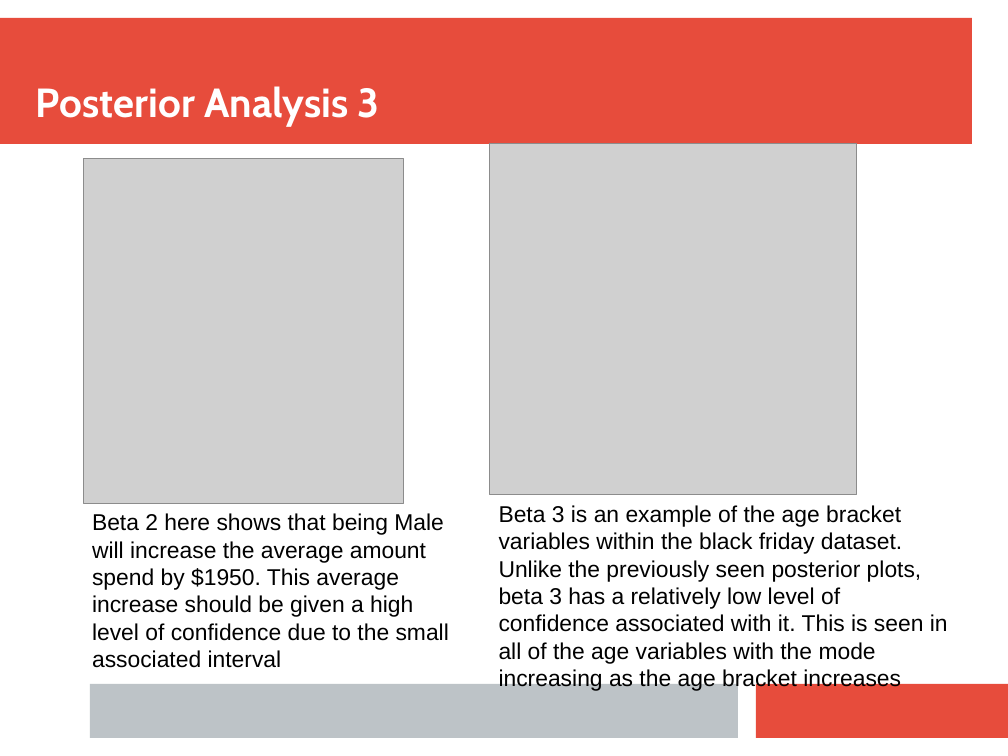
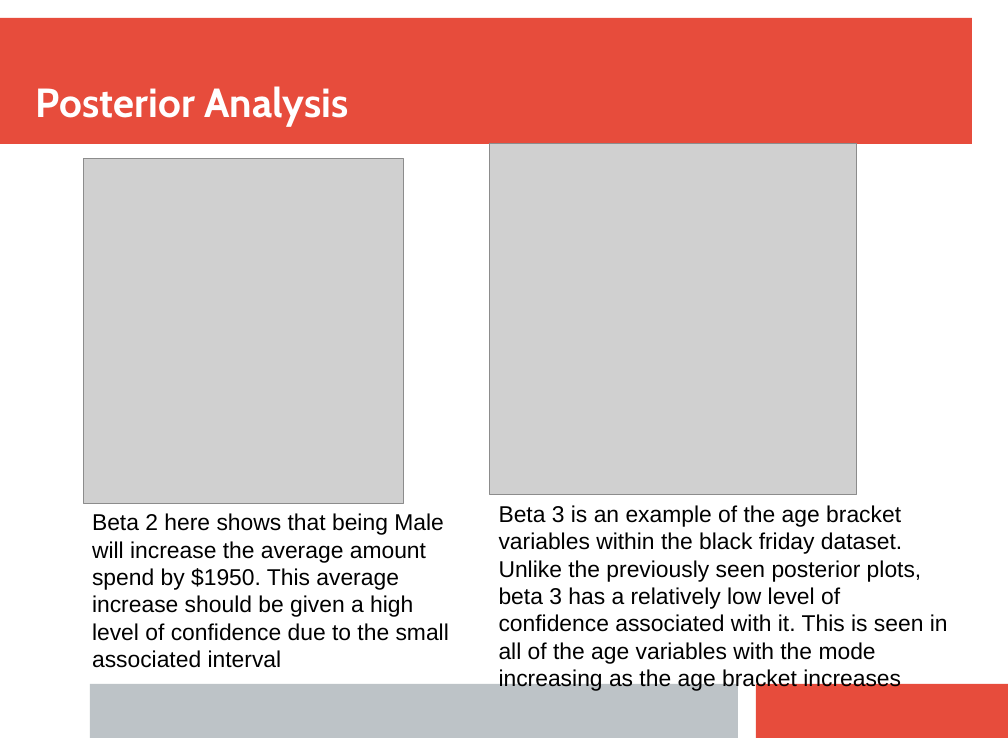
Before and after one commit to tim-kirkbride/BayesianAssignment, a slide deck: slide 14 of Presentation.pptx. Drawn at 1008x756 pixels with LibreOffice and Linux fonts; fonts in the diff are those of the drawing; grey boxes stand for pictures. Boxes give left, top, right and bottom in pixels: in the first picture for what was removed or moved away, otherwise in the second. Text is boxed around its words. In the diff, an @@ line names an element or a change of style, - is before the commit and + after.

Commit message:
Removed number from title page of posterior analysis

```diff
--- a/Presentation.pptx
+++ b/Presentation.pptx
@@ text at box(36, 86, 348, 127): text changed @@
-Posterior Analysis 3
+Posterior Analysis
```
